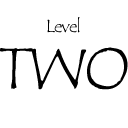
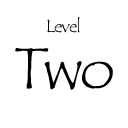
Revision of a layered (128, 128) image; what changed, layer by layer:
renamed "TWO" to "Two", painted on it over [0, 47, 128, 90]
